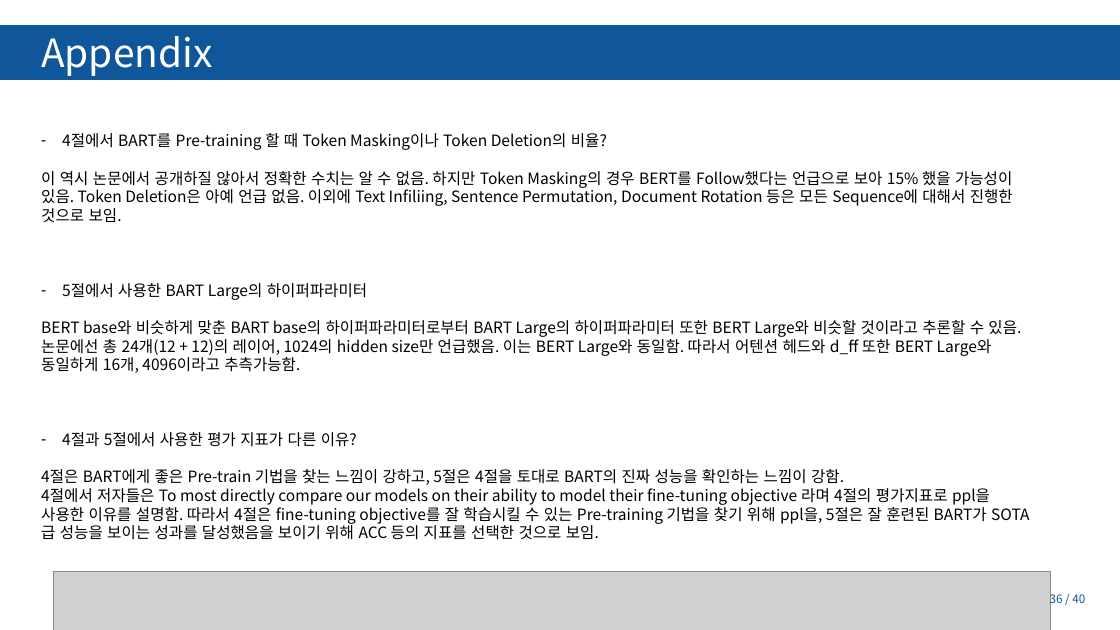
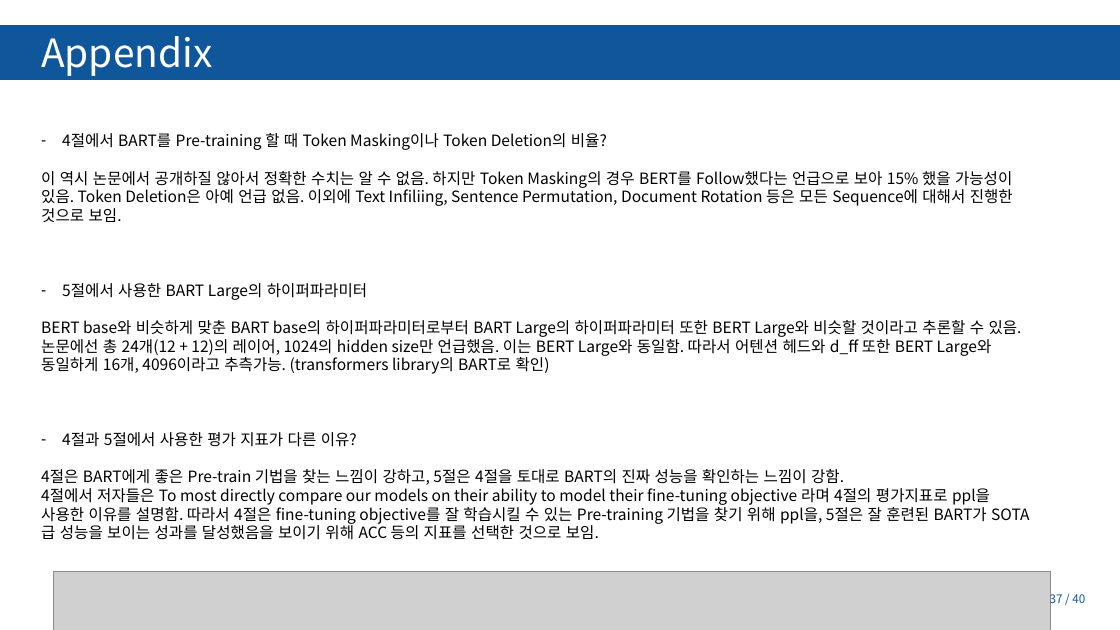
Before and after one commit to Tiabet/Paper-for-ML-DL, a slide deck: slide 37 of 세미나/BART_김정현.pptx (slide 36 before the commit). Drawn at 1120x630 pixels with LibreOffice and Linux fonts; fonts in the diff are those of the drawing; grey boxes stand for pictures; background and template pictures are left out. Boxes give left, top, right and bottom in pixels: in the first picture for what was removed or moved away, otherwise in the second. Text is boxed around its words. In the diff, an @@ line names an element or a change of style, - is before the commit and + after.

```diff
--- a/세미나/BART_김정현.pptx
+++ b/세미나/BART_김정현.pptx
@@ text at [41,320,1022,374]: text changed @@
-BERT base와 비슷하게 맞춘 BART base의 하이퍼파라미터로부터 BART Large의 하이퍼파라미터 또한 BERT Large와 비슷할 것이라고 추론할 수 있음. 논문에선 총 24개(12 + 12)의 레이어, 1024의 hidden size만 언급했음. 이는 BERT Large와 동일함. 따라서 어텐션 헤드와 d_ff 또한 BERT Large와 동일하게 16개, 4096이라고 추측가능함.
+BERT base와 비슷하게 맞춘 BART base의 하이퍼파라미터로부터 BART Large의 하이퍼파라미터 또한 BERT Large와 비슷할 것이라고 추론할 수 있음. 논문에선 총 24개(12 + 12)의 레이어, 1024의 hidden size만 언급했음. 이는 BERT Large와 동일함. 따라서 어텐션 헤드와 d_ff 또한 BERT Large와 동일하게 16개, 4096이라고 추측가능. (transformers library의 BART로 확인)
@@ page number at [1050,591,1085,607]: text changed @@
-36 / 40
+37 / 40
```
Also in this commit, not shown: 20 other slides changed, 1 slide added, 1 slide removed, 2 other files.
